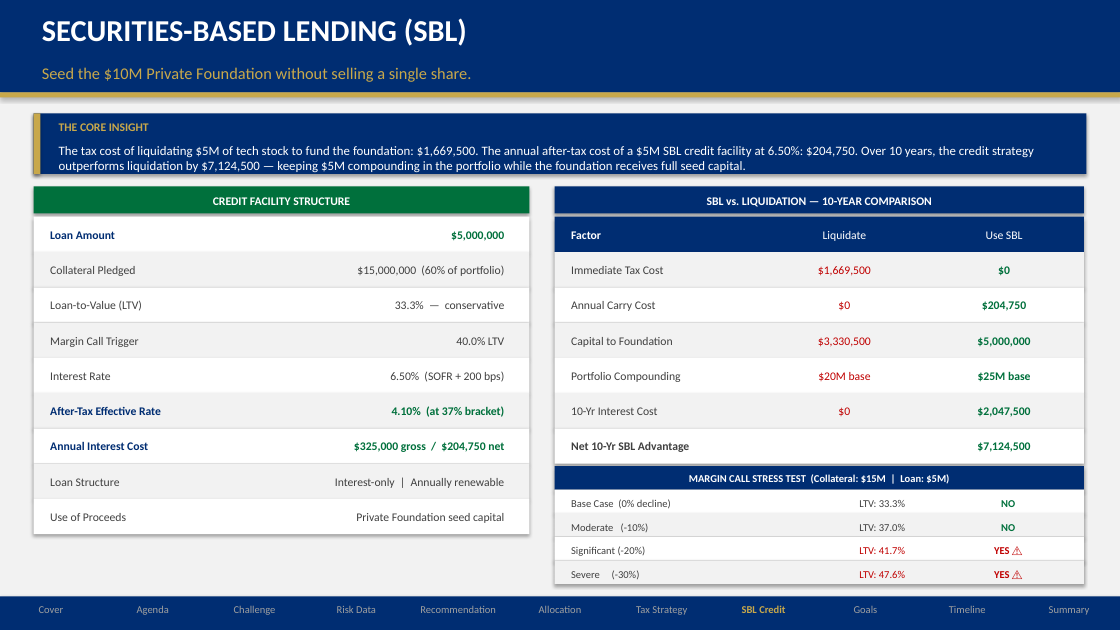
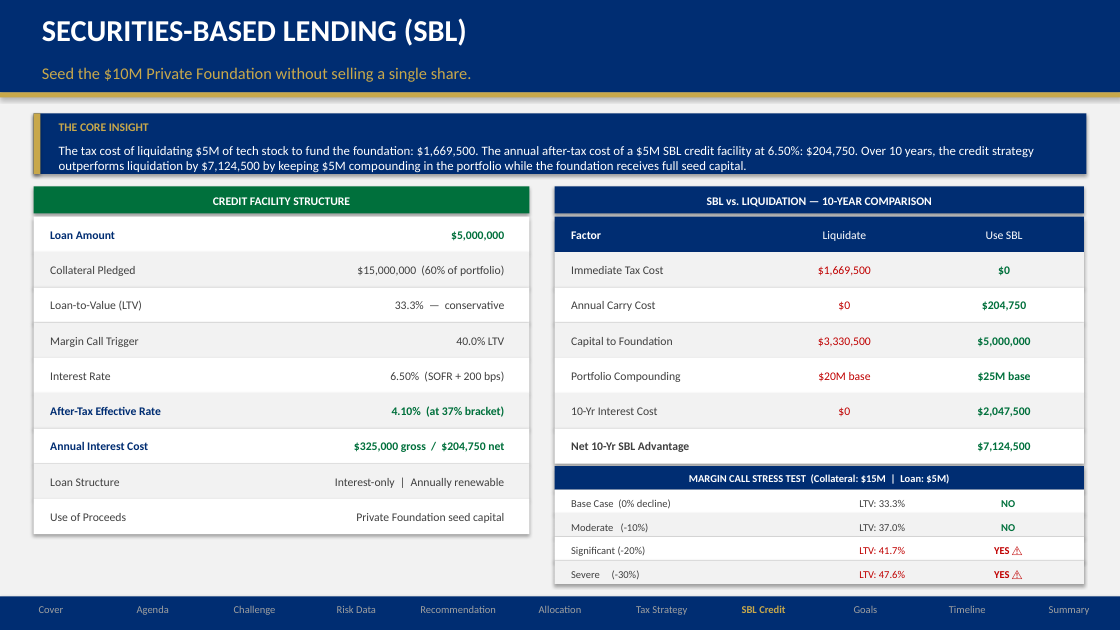
Before and after one commit to mmercado316/UHNW-Portfolio-Case-Study, a slide deck: slide 8 of UHNW_Portfolio_Presentation.pptx. Drawn at 1120x630 pixels with LibreOffice and Linux fonts; fonts in the diff are those of the drawing. Boxes give left, top, right and bottom in pixels: in the first picture for what was removed or moved away, otherwise in the second. Text is boxed around its words. In the diff, an @@ line names an element or a change of style, - is before the commit and + after.

```diff
--- a/UHNW_Portfolio_Presentation.pptx
+++ b/UHNW_Portfolio_Presentation.pptx
@@ text at (59,146,1034,175): text changed @@
-The tax cost of liquidating $5M of tech stock to fund the foundation: $1,669,500. The annual after-tax cost of a $5M SBL credit facility at 6.50%: $204,750. Over 10 years, the credit strategy outperforms liquidation by $7,124,500 — keeping $5M compounding in the portfolio while the foundation receives full seed capital.
+The tax cost of liquidating $5M of tech stock to fund the foundation: $1,669,500. The annual after-tax cost of a $5M SBL credit facility at 6.50%: $204,750. Over 10 years, the credit strategy outperforms liquidation by $7,124,500 by keeping $5M compounding in the portfolio while the foundation receives full seed capital.
```
Also in this commit, not shown: 7 other slides changed.
